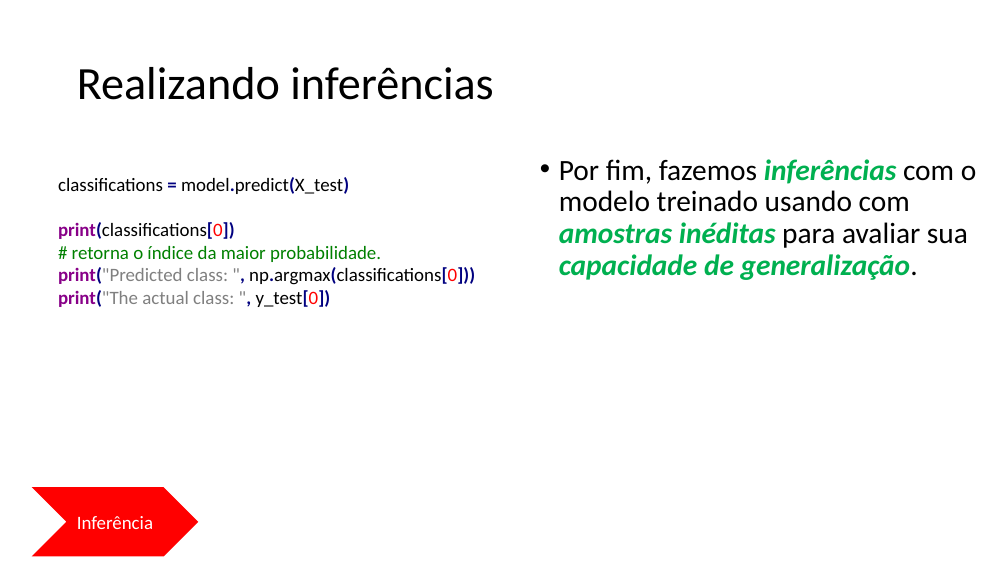
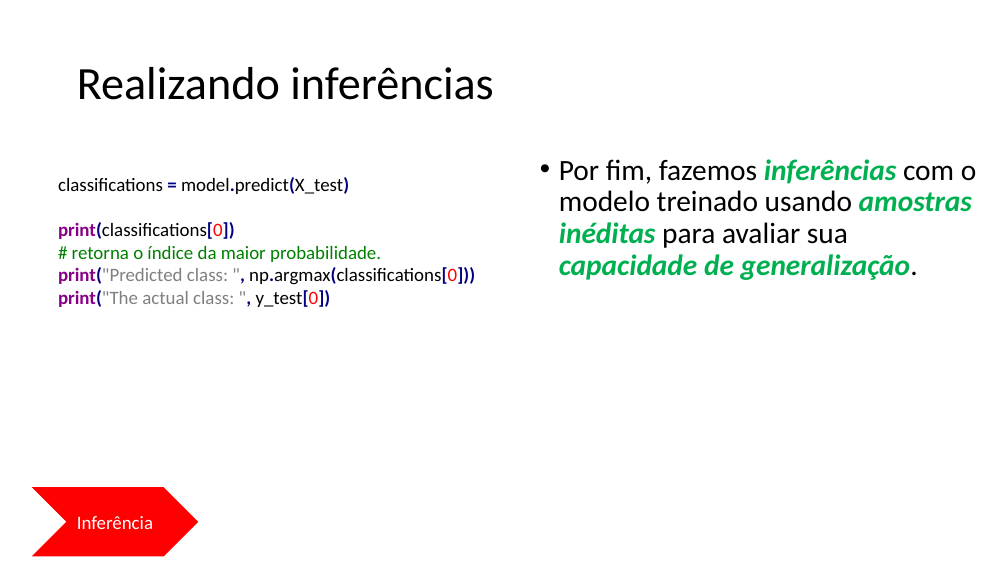
Before and after one commit to zz4fap/tp557-iot-ml, a slide deck: slide 54 of slides/TP557_9_Classificação_com_DNNs.pptx. Drawn at 1008x567 pixels with LibreOffice and Linux fonts; fonts in the diff are those of the drawing. Boxes give left, top, right and bottom in pixels: in the first picture for what was removed or moved away, otherwise in the second. Text is boxed around its words. In the diff, an @@ line names an element or a change of style, - is before the commit and + after.

```diff
--- a/slides/TP557_9_Classificação_com_DNNs.pptx
+++ b/slides/TP557_9_Classificação_com_DNNs.pptx
@@ text at (559,159,976,280): text changed @@
-• Por fim, fazemos inferências com o modelo treinado usando com amostras inéditas para avaliar sua capacidade de generalização.
+• Por fim, fazemos inferências com o modelo treinado usando amostras inéditas para avaliar sua capacidade de generalização.
```
Also in this commit, not shown: 1 other slide changed, 1 other file.
